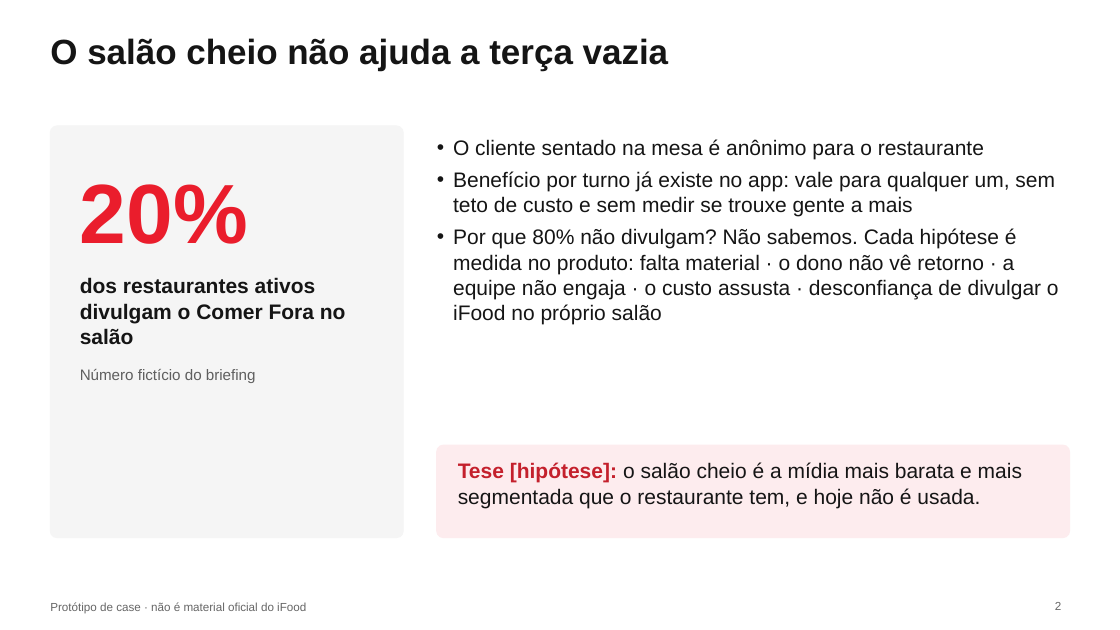
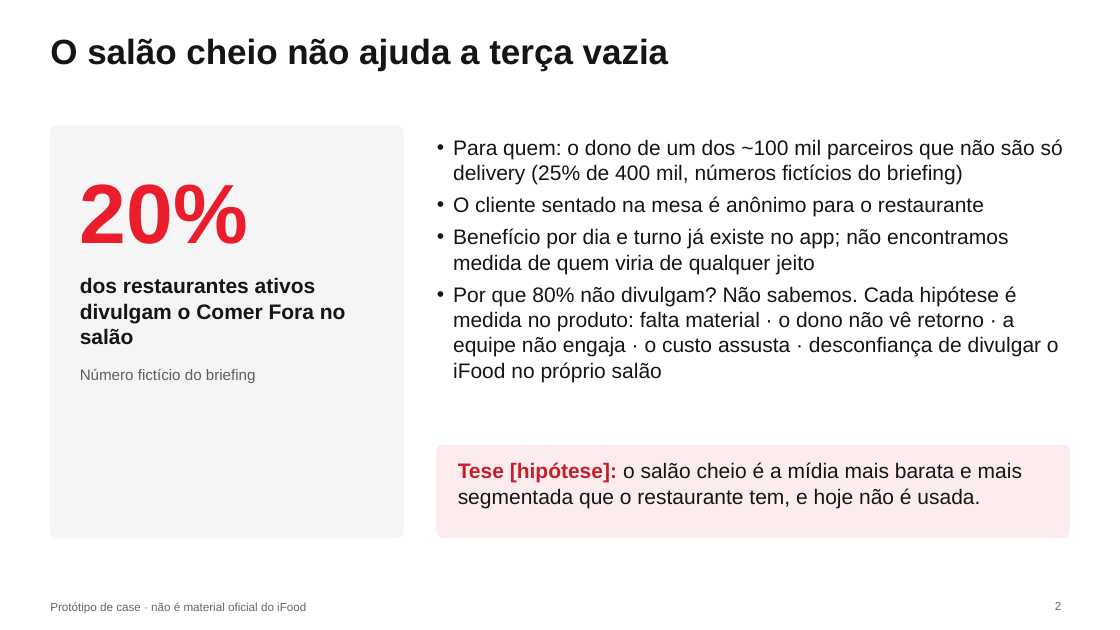
Before and after one commit to mateusferrao/comer-fora-no-salao, a slide deck: slide 2 of docs/entrega/apresentacao.pptx. Drawn at 1120x630 pixels with LibreOffice and Linux fonts; fonts in the diff are those of the drawing. Boxes give left, top, right and bottom in pixels: in the first picture for what was removed or moved away, otherwise in the second. Text is boxed around its words. In the diff, an @@ line names an element or a change of style, - is before the commit and + after.

```diff
--- a/docs/entrega/apresentacao.pptx
+++ b/docs/entrega/apresentacao.pptx
@@ text at [453,139,1063,185]: paragraph added @@
+• Para quem: o dono de um dos ~100 mil parceiros que não são só delivery (25% de 400 mil, números fictícios do briefing)
@@ text at [453,228,1008,274]: text changed @@
-• Benefício por turno já existe no app: vale para qualquer um, sem teto de custo e sem medir se trouxe gente a mais
+• Benefício por dia e turno já existe no app; não encontramos medida de quem viria de qualquer jeito
```
Also in this commit, not shown: 2 other slides changed, 1 slide added, 5 other files.
